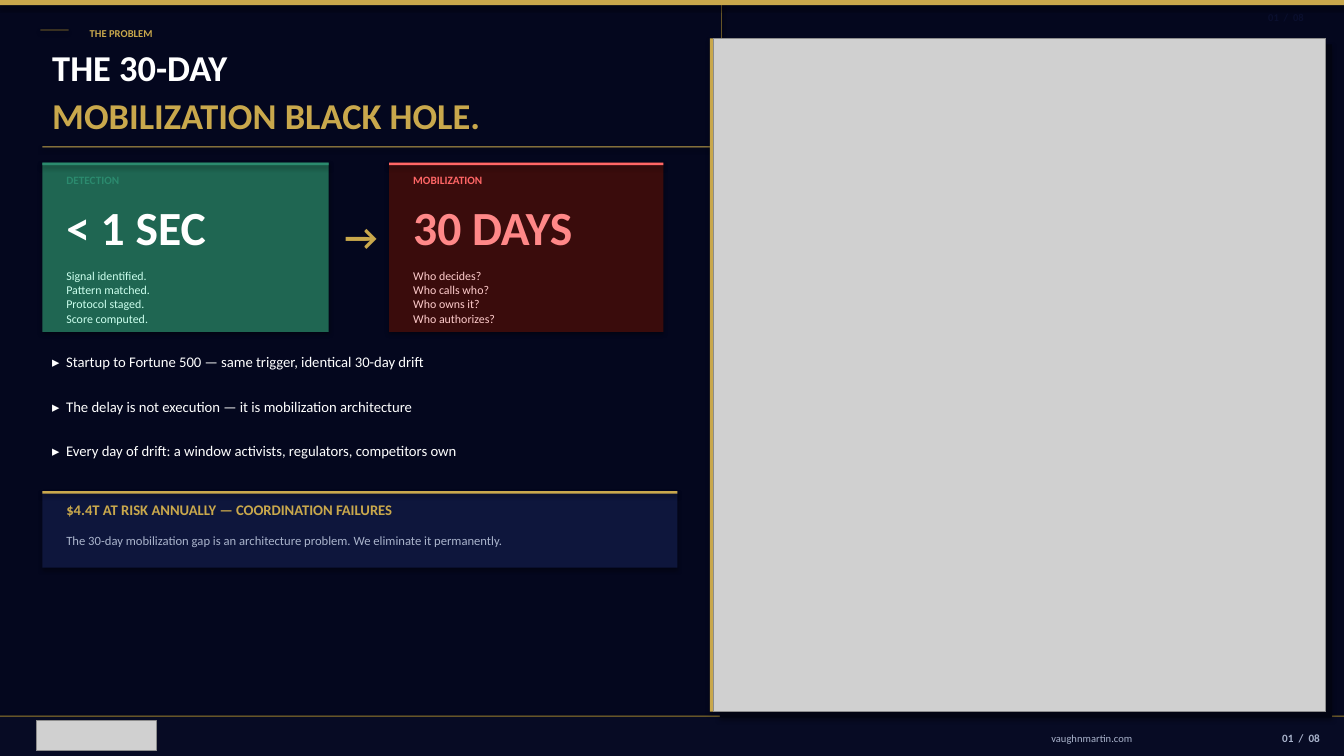
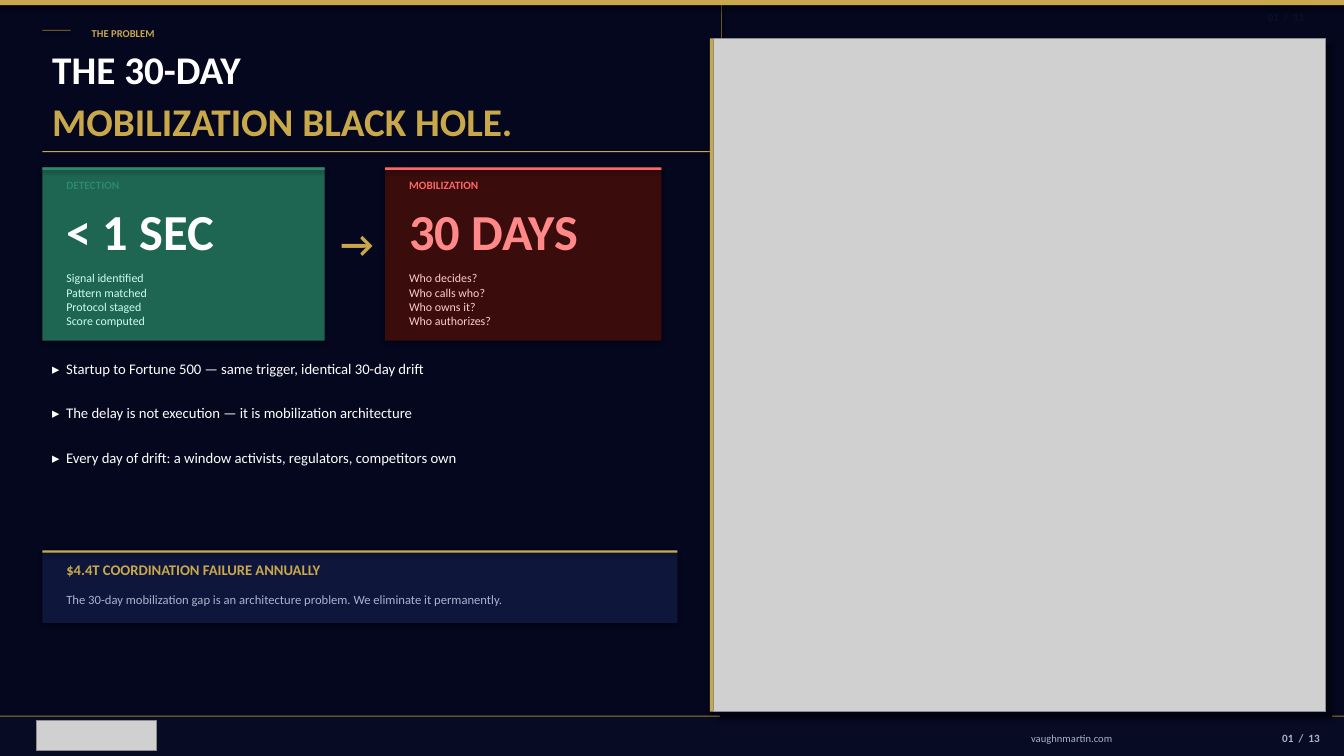
Before and after one commit to mbrunke18/CodePlatform1, a slide deck: slide 2 of attached_assets/VaughnMartin-Investor-Deck-v13-final.pptx. Drawn at 1344x756 pixels with LibreOffice and Linux fonts; fonts in the diff are those of the drawing; grey boxes stand for pictures; background and template pictures are left out. Boxes give left, top, right and bottom in pixels: in the first picture for what was removed or moved away, otherwise in the second. Text is boxed around its words. In the diff, an @@ line names an element or a change of style, - is before the commit and + after.

```diff
--- a/attached_assets/VaughnMartin-Investor-Deck-v13-final.pptx
+++ b/attached_assets/VaughnMartin-Investor-Deck-v13-final.pptx
@@ text "THE 30-DAY" at box(52, 58, 240, 85): size 26 to 28 pt @@
@@ text "MOBILIZATION BLACK HOLE." at box(52, 110, 512, 137): size 26 to 28 pt @@
@@ 3 texts, 1 rectangle: place and size @@
-3 texts, 1 rectangle at box(42, 146, 718, 459)
+3 texts, 1 rectangle at box(42, 151, 718, 466)
@@ rectangle: place and size @@
-rectangle at box(42, 162, 329, 165)
+rectangle at box(42, 167, 325, 170)
@@ rectangle: place and size @@
-rectangle at box(42, 162, 329, 332)
+rectangle at box(42, 167, 325, 341)
@@ text "DETECTION" rewrapped from box(56, 168, 319, 191) to box(56, 173, 319, 192) @@
@@ rectangle: place and size @@
-rectangle at box(389, 162, 663, 165)
+rectangle at box(385, 167, 661, 170)
@@ rectangle: place and size @@
-rectangle at box(389, 162, 663, 332)
+rectangle at box(385, 167, 661, 341)
@@ text "MOBILIZATION": place and size @@
-text "MOBILIZATION" at box(413, 176, 482, 184)
+text "MOBILIZATION" at box(409, 181, 478, 189)
@@ text "< 1 SEC" at box(103, 217, 214, 251): size 34 to 36 pt @@
@@ text "30 DAYS" at box(409, 217, 578, 251): size 34 to 36 pt @@
@@ text "→": place and size @@
-text "→" at box(335, 209, 385, 269)
+text "→" at box(331, 216, 381, 276)
@@ text "Who decides? Who calls who? ...": place and size @@
-text "Who decides? Who calls who? ..." at box(413, 271, 495, 323)
+text "Who decides? Who calls who? ..." at box(409, 273, 491, 325)
@@ text at box(66, 274, 146, 327): text changed @@
-Signal identified.
-Pattern matched.
-Protocol staged.
-Score computed.
+Signal identified
+Pattern matched
+Protocol staged
+Score computed
@@ rectangle: place and size @@
-rectangle at box(42, 491, 678, 493)
+rectangle at box(42, 551, 678, 553)
@@ rectangle: place and size @@
-rectangle at box(42, 491, 678, 568)
+rectangle at box(42, 551, 678, 623)
@@ text at box(66, 565, 320, 577): text changed @@
-$4.4T AT RISK ANNUALLY — COORDINATION FAILURES
+$4.4T COORDINATION FAILURE ANNUALLY
@@ text "The 30-day mobilization gap is ...": place and size @@
-text "The 30-day mobilization gap is ..." at box(66, 536, 502, 547)
+text "The 30-day mobilization gap is ..." at box(66, 595, 502, 606)
@@ text "vaughnmartin.com": place and size @@
-text "vaughnmartin.com" at box(1051, 734, 1132, 744)
+text "vaughnmartin.com" at box(1031, 734, 1112, 744)
@@ text at box(1282, 734, 1319, 742): text changed @@
-01 / 08
+01 / 13
```
Also in this commit, not shown: 6 other slides changed, 6 slides added, 2 slides removed, 1 other file.
